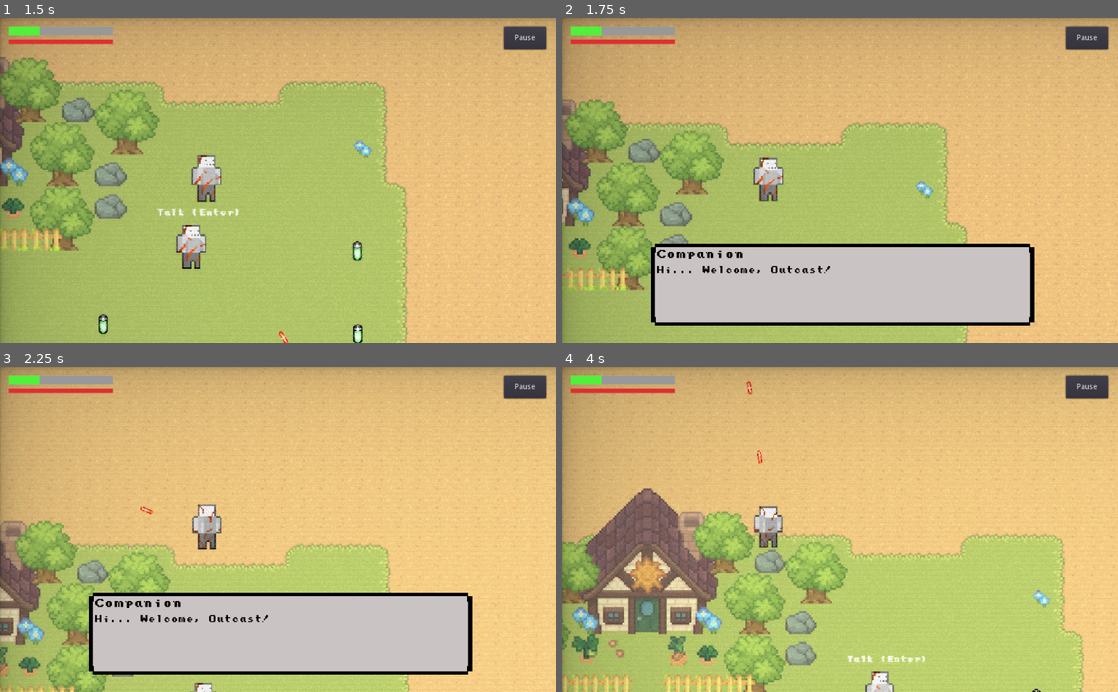
Above: before the commit, frames 1-4 (two rows, left to right).
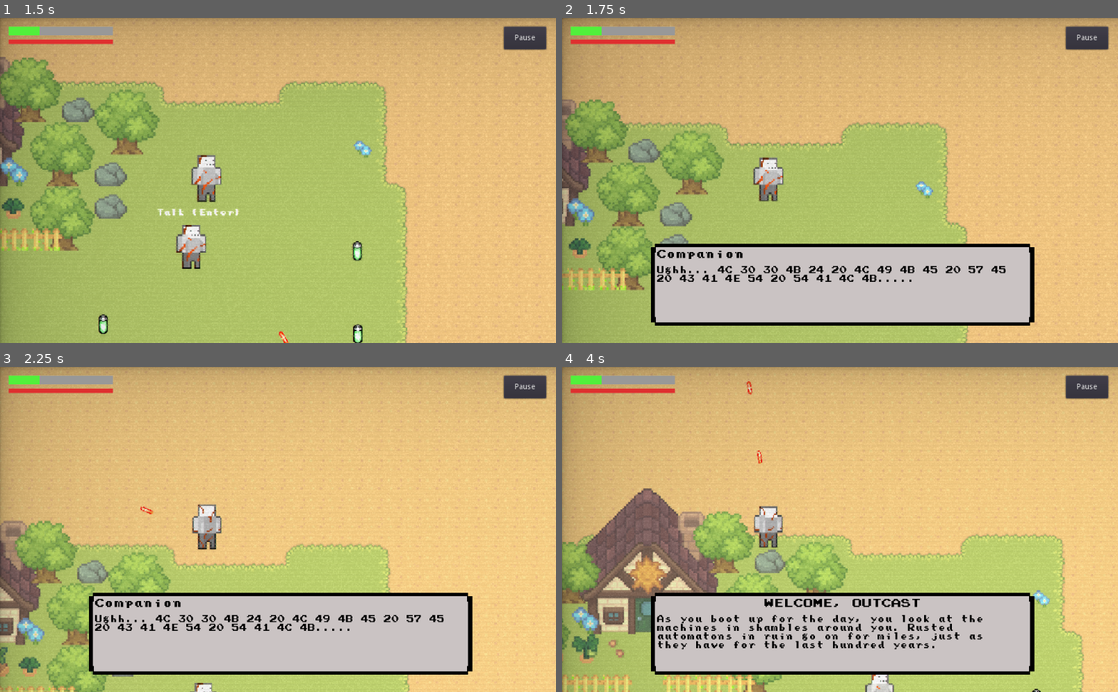
Above: after the commit, the same moments.

Repository: benhmoore/game-design-astral
Game: Godot game, scene res://scenes/Main.tscn
Same seed, same stepped clock (60 frames per second), same inputs: the game is played once before the commit and once after it. This scene is started directly instead of the project's main scene.
Inputs (mouse positions are in pixels of both pictures, inside the frame that each line leads up to):
- Up to frame 1 (1.5 s): tap Enter (ui_accept) at 0.5, 0.77 s; move the mouse to (250, 245) at 0.52 s; press the mouse at (250, 245) at 0.53 s; hold W (move_up) from 0.53 s (still down); move the mouse to (444, 229) at 1.27 s; release the mouse at (444, 229) at 1.28 s; tap Shift (action_sprint) at 1.35 s
- Up to frame 2 (1.75 s): keep holding W (move_up); tap Enter (ui_accept) at 1.52 s
- Up to frame 3 (2.25 s): move the mouse to (111, 480) at 2.02 s; release W (move_up) at 2.03 s; press the mouse at (111, 480) at 2.03 s; hold A (move_left) from 2.03 s (still down)
- Up to frame 4 (4 s): move the mouse to (867, 529) at 2.77 s; release the mouse at (867, 529) at 2.78 s; tap Shift (action_sprint) at 2.85 s; tap Enter (ui_accept) at 3.02, 3.77 s; move the mouse to (756, 448) at 3.52 s; release A (move_left) at 3.53 s; press the mouse at (756, 448) at 3.53 s; hold S (move_down) from 3.53 s (still down)

Frame 1 is identical in both runs. In frame 2, 1.1% of the frame differs, in the area x 17-80%, y 76-82%; in frame 3, 1.1%; in frame 4, 17%, in the area x 16-85%, y 69-95%.

Commit message:
Intro Lore and Tutorial Interaction  w/ bug fixes
Added lore and dialogue that Michael wrote along with bug fixes regarding the timer in the dialogue menu. Working on more UI and level elements next.

Diff:
--- a/scenes/game_ui/Dialogue/Dialogue.tscn
+++ b/scenes/game_ui/Dialogue/Dialogue.tscn
@@ -31,7 +31,7 @@
 [node name="Name" type="RichTextLabel" parent="NinePatchRect"]
 margin_left = 11.0
 margin_top = 10.0
-margin_right = 268.0
+margin_right = 692.0
 margin_bottom = 31.0
 custom_colors/default_color = Color( 0, 0, 0, 1 )
 custom_fonts/normal_font = SubResource( 1 )
@@ -48,5 +48,6 @@
 
 [node name="Timer" type="Timer" parent="."]
 wait_time = 0.4
+one_shot = true
 
 [connection signal="timeout" from="Timer" to="." method="_on_Timer_timeout"]
--- a/scenes/game_ui/Dialogue/dialogue_jsons/companion_dialogue.json
+++ b/scenes/game_ui/Dialogue/dialogue_jsons/companion_dialogue.json
@@ -1,4 +1,10 @@
 [
-	{"name": "Companion", "text": "Hi... Welcome, Outcast!"},
-	{"name": "Companion", "text": "Example chatting.. This is coming from the JSON file"},
+	{"name": "Companion", "text": "Ughh... 4C 30 30 4B 24 20 4C 49 4B 45 20 57 45 20 43 41 4E 54 20 54 41 4C 4B....."},
+	{"name": "Companion", "text": "CYBORG ERROR 209: MISSING CRITICAL COMMUNICATION COMPONENT!"},
+	{"name": "           WELCOME, OUTCAST      ", "text": "As you boot up for the day, you look at the machines in shambles around you. Rusted automatons in ruin go on for miles, just as they have for the last hundred years."},
+	{"name": "           WELCOME, OUTCAST      ", "text": "Today, though, something was off. You were being watched. There it stood, the slender sleek body of a modern marvel, so different than that of your own."},
+	{"name": "           WELCOME, OUTCAST      ", "text": "You try to take a step forward, but your joints creak and groan in protest. It's been a long time since you've moved, and your rusted frame is barely holding together. The other robot is still watching you, its glowing eyes fixed on your own."},
+	{"name": "           WELCOME, OUTCAST      ", "text": "You try to call out to it, but your communication chip is still malfunctioning. It spits a stream of static as you try to comprehend, to no avail. You can see the gleaming metal of its frame as it studies you."},
+	{"name": "           WELCOME, OUTCAST      ", "text": "For a moment, you stand there, two machines from different eras, studying each other in silence."},
+	{"name": "              HOW TO PLAY      ", "text": "Shoot wild enemy robots with with your plasma cannon and progress through the levels, but dont forget about your battery life, you'll die if it gets too low! "},
 ]
--- a/scripts/ui/dialogue_player.gd
+++ b/scripts/ui/dialogue_player.gd
@@ -5,7 +5,6 @@
 var dialogue = []
 var current_dialogue_id = 0
 var d_active = false
-
 
 func _ready():
 	$NinePatchRect.visible = false
@@ -16,7 +15,6 @@
 	d_active = true
 	$NinePatchRect.visible = true
 
-
 	dialogue = load_dialogue()
 	current_dialogue_id = -1
 	next_script()
@@ -26,7 +24,6 @@
 	if file.file_exists(d_file):
 		file.open(d_file, file.READ)
 		return parse_json(file.get_as_text())
-
 
 func _input(event):
 	if not d_active:
@@ -45,6 +42,5 @@
 	$NinePatchRect/Name.text = dialogue[current_dialogue_id]['name']
 	$NinePatchRect/Chat.text = dialogue[current_dialogue_id]['text']
 
-
 func _on_Timer_timeout():
 	d_active = false
